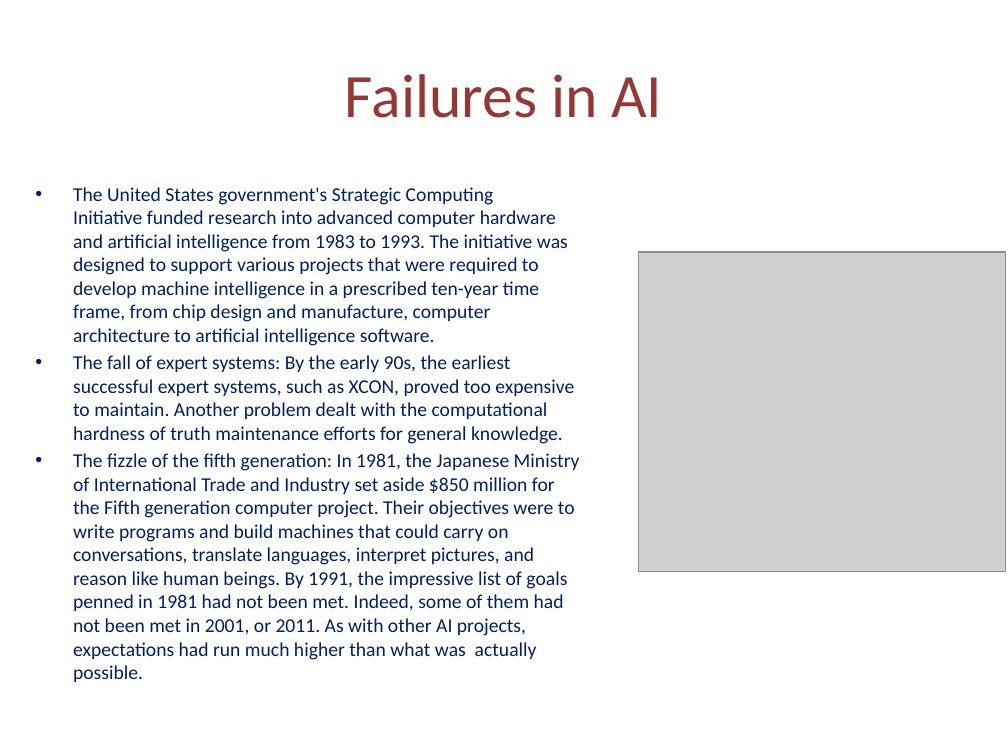
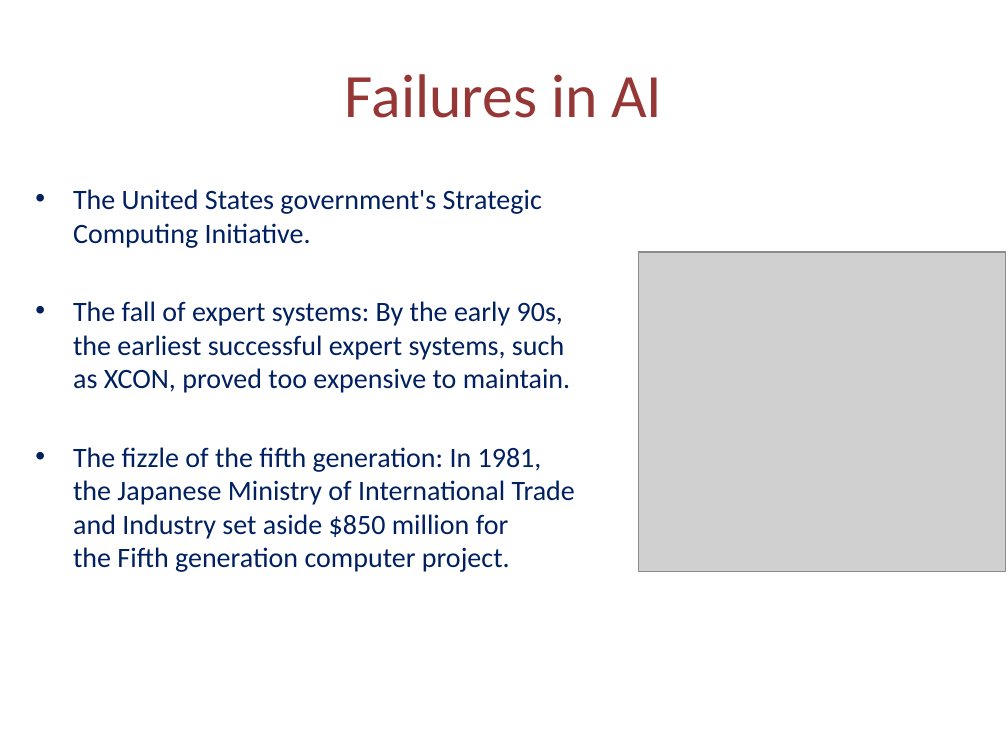
Before and after one commit to shahdk/SchoolBud, a slide deck: slide 7 of Documents/DomainTrackPPT.pptx. Drawn at 1008x756 pixels with LibreOffice and Linux fonts; fonts in the diff are those of the drawing; grey boxes stand for pictures. Boxes give left, top, right and bottom in pixels: in the first picture for what was removed or moved away, otherwise in the second. Text is boxed around its words. In the diff, an @@ line names an element or a change of style, - is before the commit and + after.

```diff
--- a/Documents/DomainTrackPPT.pptx
+++ b/Documents/DomainTrackPPT.pptx
@@ text at box(73, 189, 575, 572): text changed; size 14 to 20 pt @@
-• The United States government's Strategic Computing Initiative funded research into advanced computer hardware and artificial intelligence from 1983 to 1993. The initiative was designed to support various projects that were required to develop machine intelligence in a prescribed ten-year time frame, from chip design and manufacture, computer architecture to artificial intelligence software.
-• The fall of expert systems: By the early 90s, the earliest successful expert systems, such as XCON, proved too expensive to maintain. Another problem dealt with the computational hardness of truth maintenance efforts for general knowledge.
-• The fizzle of the fifth generation: In 1981, the Japanese Ministry of International Trade and Industry set aside $850 million for the Fifth generation computer project. Their objectives were to write programs and build machines that could carry on conversations, translate languages, interpret pictures, and reason like human beings. By 1991, the impressive list of goals penned in 1981 had not been met. Indeed, some of them had not been met in 2001, or 2011. As with other AI projects, expectations had run much higher than what was actually possible.
+• The United States government's Strategic Computing Initiative.
+• The fall of expert systems: By the early 90s, the earliest successful expert systems, such as XCON, proved too expensive to maintain.
+• The fizzle of the fifth generation: In 1981, the Japanese Ministry of International Trade and Industry set aside $850 million for the Fifth generation computer project.
```
Also in this commit, not shown: 8 other slides changed.
